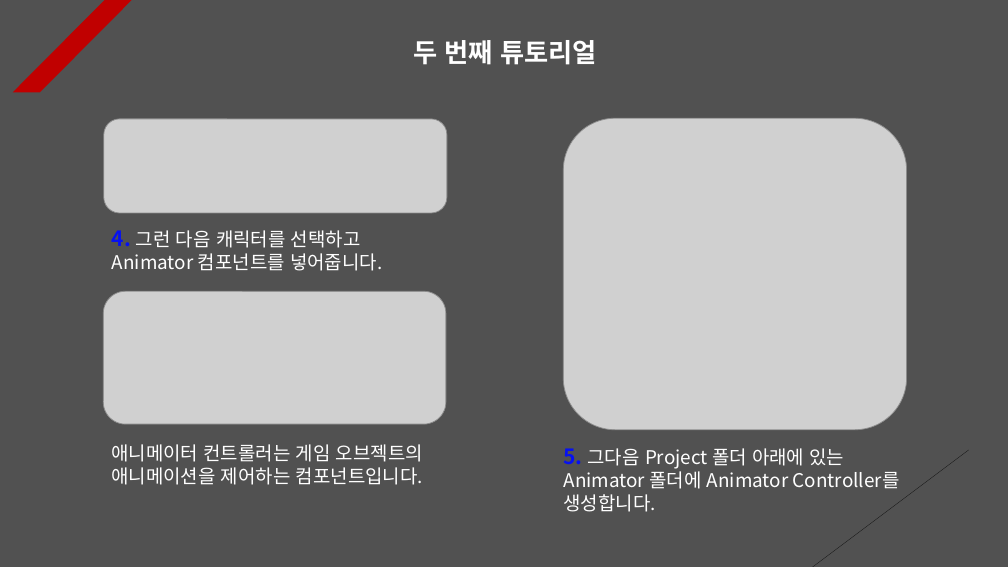
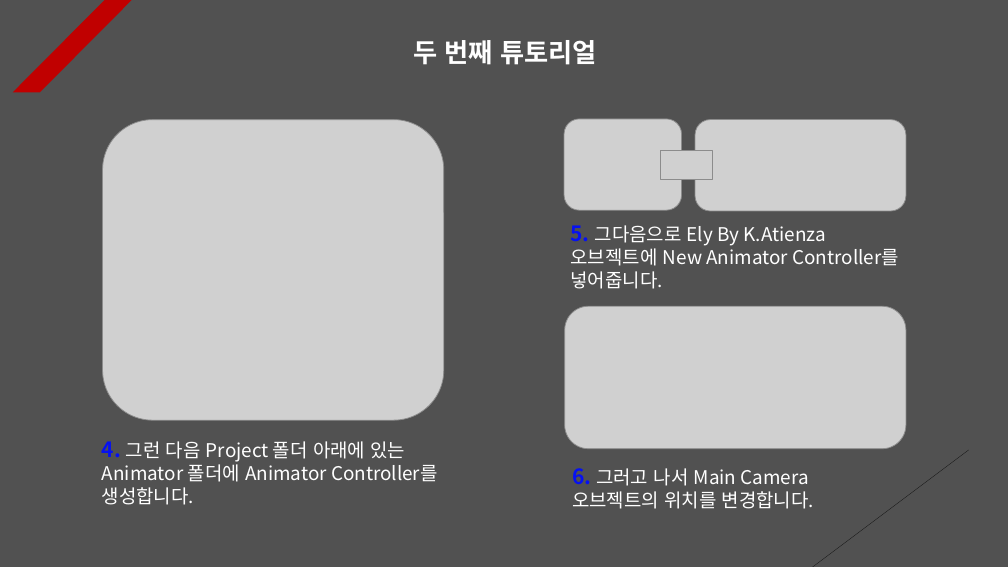
Before and after one commit to Unity2033/3D-UnityEngine, a slide deck: slide 2 of Assets/Animation Event/PPT Data/Animation Event Example.pptx. Drawn at 1008x567 pixels with LibreOffice and Linux fonts; fonts in the diff are those of the drawing; grey boxes stand for pictures. Boxes give left, top, right and bottom in pixels: in the first picture for what was removed or moved away, otherwise in the second. Text is boxed around its words. In the diff, an @@ line names an element or a change of style, - is before the commit and + after.

```diff
--- a/Assets/Animation Event/PPT Data/Animation Event Example.pptx
+++ b/Assets/Animation Event/PPT Data/Animation Event Example.pptx
@@ picture: place and size @@
-picture at box(563, 118, 907, 430)
+picture at box(103, 119, 444, 420)
@@ picture removed at box(104, 119, 447, 212) @@
@@ picture added at box(564, 119, 681, 210) @@
@@ picture added at box(695, 119, 906, 211) @@
@@ picture added at box(661, 150, 713, 180) @@
@@ text removed at box(112, 230, 382, 271) @@
-4. 그런 다음 캐릭터를 선택하고 Animator 컴포넌트를 넣어줍니다.
@@ text added at box(571, 225, 899, 289), 18 pt, text #FFFFFF @@
+5. 그다음으로 Ely By K.Atienza 오브젝트에 New Animator Controller를 넣어줍니다.
@@ picture removed at box(104, 291, 446, 424) @@
@@ picture added at box(565, 306, 906, 448) @@
@@ text at box(102, 441, 438, 505): text changed @@
-5. 그다음 Project 폴더 아래에 있는 Animator 폴더에 Animator Controller를 생성합니다.
+4. 그런 다음 Project 폴더 아래에 있는 Animator 폴더에 Animator Controller를 생성합니다.
@@ text removed at box(111, 444, 423, 485) @@
-애니메이터 컨트롤러는 게임 오브젝트의 애니메이션을 제어하는 컴포넌트입니다.
@@ text added at box(572, 468, 814, 509), 18 pt, text #FFFFFF @@
+6. 그러고 나서 Main Camera 오브젝트의 위치를 변경합니다.
```
Also in this commit, not shown: 9 other slides changed, 3 slides added, 2 slides removed, 24 other files.
